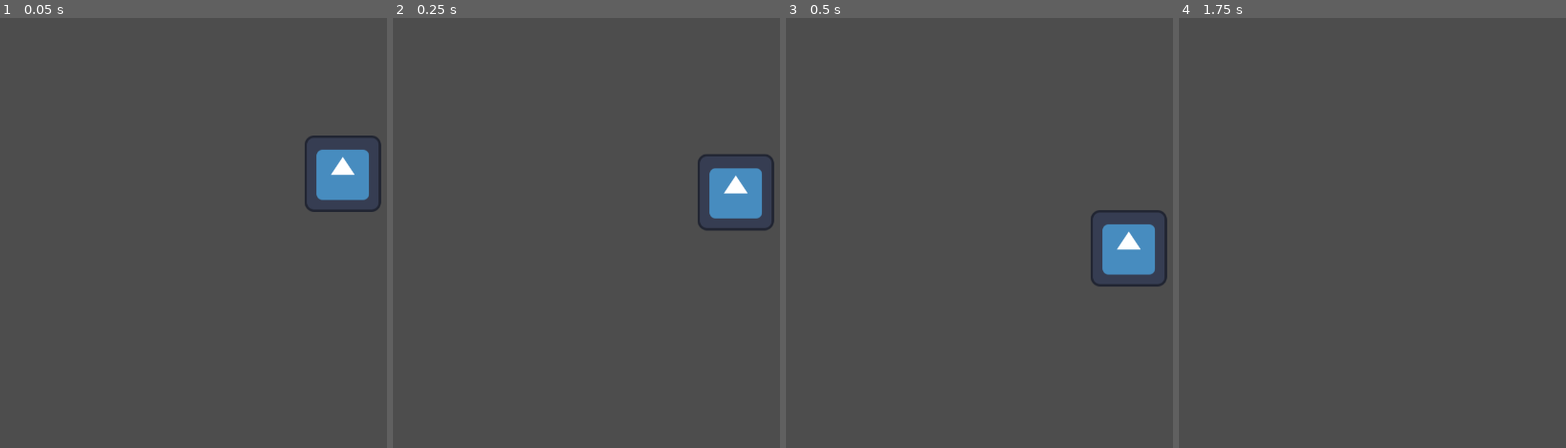
Above: before the commit, frames 1-4 (left to right).
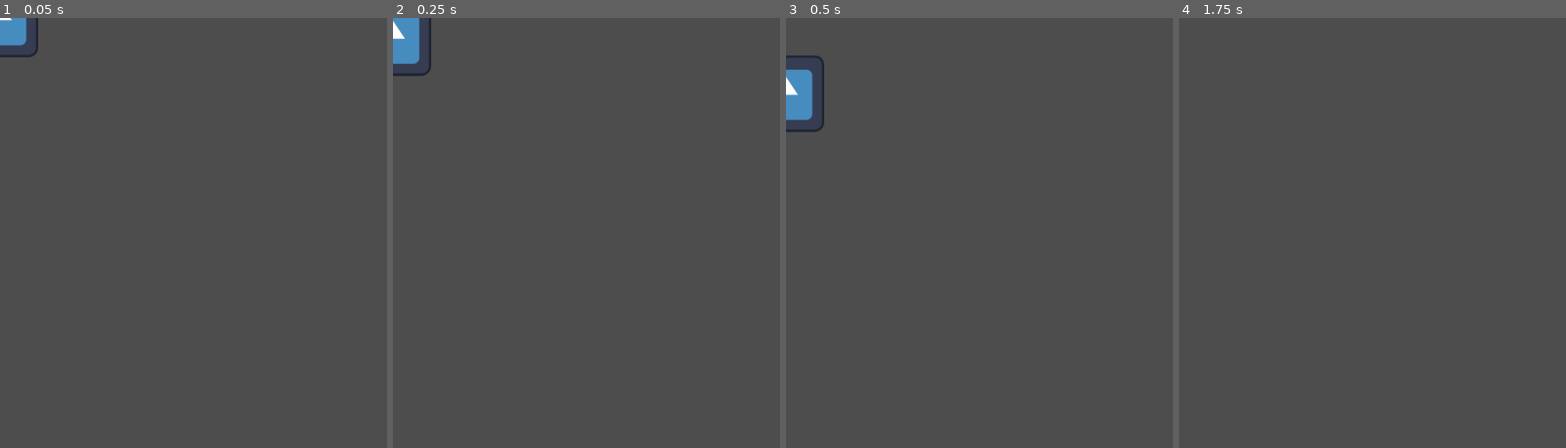
Above: after the commit, the same moments.

Repository: WinterAtne/Cancer_Bear
Game: Godot game, scene res://scenes/enemies/enemy.tscn
Two runs of this game, one before a commit and one after it. Both use one fixed random seed, a clock stepped at 60 frames per second and the inputs below. This scene is started directly instead of the project's main scene. The engine's default icon, where the game draws it, is replaced by a stand-in: a white triangle on a blue panel in a dark square.
Inputs:
- Up to frame 1 (0.05 s): no input
- Up to frame 2 (0.25 s): no input
- Up to frame 3 (0.5 s): no input
- Up to frame 4 (1.75 s): hold D (right) from 0.53 s (still down); tap 1 (spell_1) at 0.6 s; tap W (up) at 0.77, 1.52 s; tap 2 (spell_2) at 1.35 s

The runs differ from the first frame. In frame 1, 2.7% of the frame differs, in the area x 0-99%, y 0-46%; in frame 2, 2.9%; in frame 3, 3.1%, in the area x 0-99%, y 8-63%; in frame 4, nothing differs.
Error after the commit: Invalid access to property or key 'global_position' on a base object of type 'Nil'. (res://scenes/enemies/enemy.gd:66)

Commit message:
Enemies now detect the player

Diff:
--- a/scenes/enemies/enemy.gd
+++ b/scenes/enemies/enemy.gd
@@ -7,10 +7,22 @@
 var navigation_success_distance : float = 15
 
 var can_fly : bool = false
+
 var gravity : float = ProjectSettings.get_setting("physics/2d/default_gravity")
 
+var player : CharacterBody2D
+var detection_range : float = 200
+var max_detection_angle : float = PI/4
+@onready var player_detector : RayCast2D = %PlayerDetector
+
 #State
-@export var target : Vector2
+var target : Vector2
+var player_detected : bool = false
+var facing_right : bool = true
+
+func _ready():
+	player_detector.target_position = Vector2.RIGHT * detection_range
+
 
 func _physics_process(delta) -> void:
 	var direction : Vector2 = position.direction_to(target)
@@ -20,6 +32,10 @@
 
 	move_and_slide()
 
+	detect_player() # we want to check, having completed or previous movement
+
+
+#Movement
 
 func horizontal_movement(delta : float, direction : float) -> void:
 	if position.distance_to(target) >= navigation_success_distance:
@@ -35,8 +51,27 @@
 		velocity.y += gravity * delta
 		return
 
+
 	if position.distance_to(target) >= navigation_success_distance:
 		velocity.y = move_toward(velocity.y, speed * direction, delta * acceleration)
 
 	else:
 		velocity.y = move_toward(velocity.y, 0, delta * acceleration)
+
+
+
+# State Controllers
+
+func detect_player():
+	player_detector.look_at(player.global_position)
+	if (absf(player_detector.rotation) > max_detection_angle and facing_right or
+		absf(player_detector.rotation) < max_detection_angle and not facing_right):
+		return
+
+
+	if player_detector.get_collider() == player:
+		player_detected = true
+		print("player detected")
+
+	else:
+		player_detected = false
--- a/scenes/enemies/enemy.tscn
+++ b/scenes/enemies/enemy.tscn
@@ -1,11 +1,20 @@
-[gd_scene load_steps=3 format=3 uid="uid://dt0nuu2f2y5u7"]
+[gd_scene load_steps=4 format=3 uid="uid://dt0nuu2f2y5u7"]
 
 [ext_resource type="Script" path="res://scenes/enemies/enemy.gd" id="1_s1jfs"]
 [ext_resource type="Texture2D" uid="uid://c6fc6b13575ch" path="res://assets/icon.svg" id="2_eoshw"]
+
+[sub_resource type="CircleShape2D" id="CircleShape2D_la3a4"]
 
 [node name="Enemy" type="CharacterBody2D"]
 script = ExtResource("1_s1jfs")
 
 [node name="Sprite2D" type="Sprite2D" parent="."]
-position = Vector2(574, 259)
 texture = ExtResource("2_eoshw")
+
+[node name="PlayerDetector" type="RayCast2D" parent="."]
+unique_name_in_owner = true
+target_position = Vector2(1, 0)
+hit_from_inside = true
+
+[node name="CollisionShape2D" type="CollisionShape2D" parent="."]
+shape = SubResource("CircleShape2D_la3a4")
